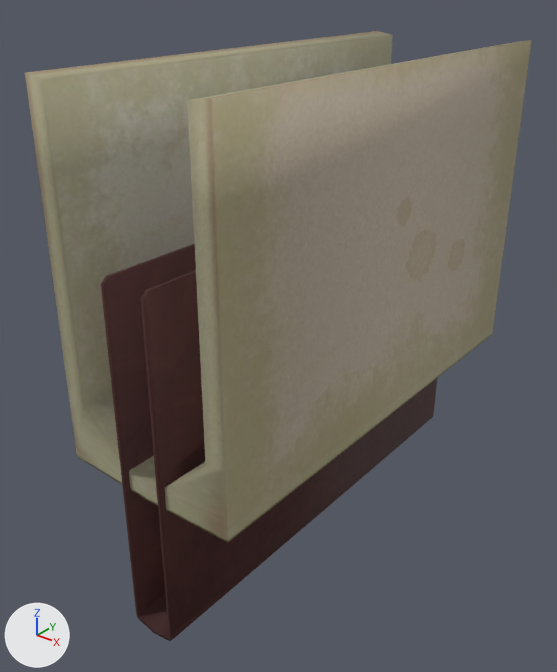
The glTF model static/threeModel/bookModel/scene.gltf, before and after one commit.
One viewpoint serves both versions: a 50 mm camera at (2.21, -3.22, 2.27) aimed at (-0.12, -0.31, 0.47). Every picture has the same lights, and +X, +Y and +Z are marked at lower left. Where no turn or scale is listed for an object, it has been applied to the vertices.

Objects in the first picture: 'Book_0'.
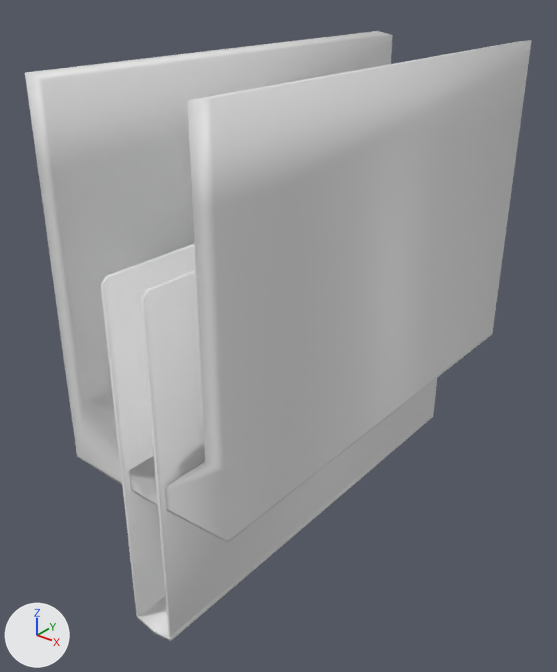
What differs and where, as boxes (x1, y1, x2, y2) in the pictures (557 x 672 px):
'Book_0', recoloured (yellow to grey)
    both: (25, 31, 532, 641)

Patch to the scene script:
```diff
--- a/static/threeModel/bookModel/scene.gltf.py
+++ b/static/threeModel/bookModel/scene.gltf.py
@@ me_book @@
 me_book.from_pydata(...)  # 112 vertices, 216 faces; spans x -0.49..0.49, y -1.43..1.15, z -0.69..1.89
-me_book.materials.append(mat_base)
```
